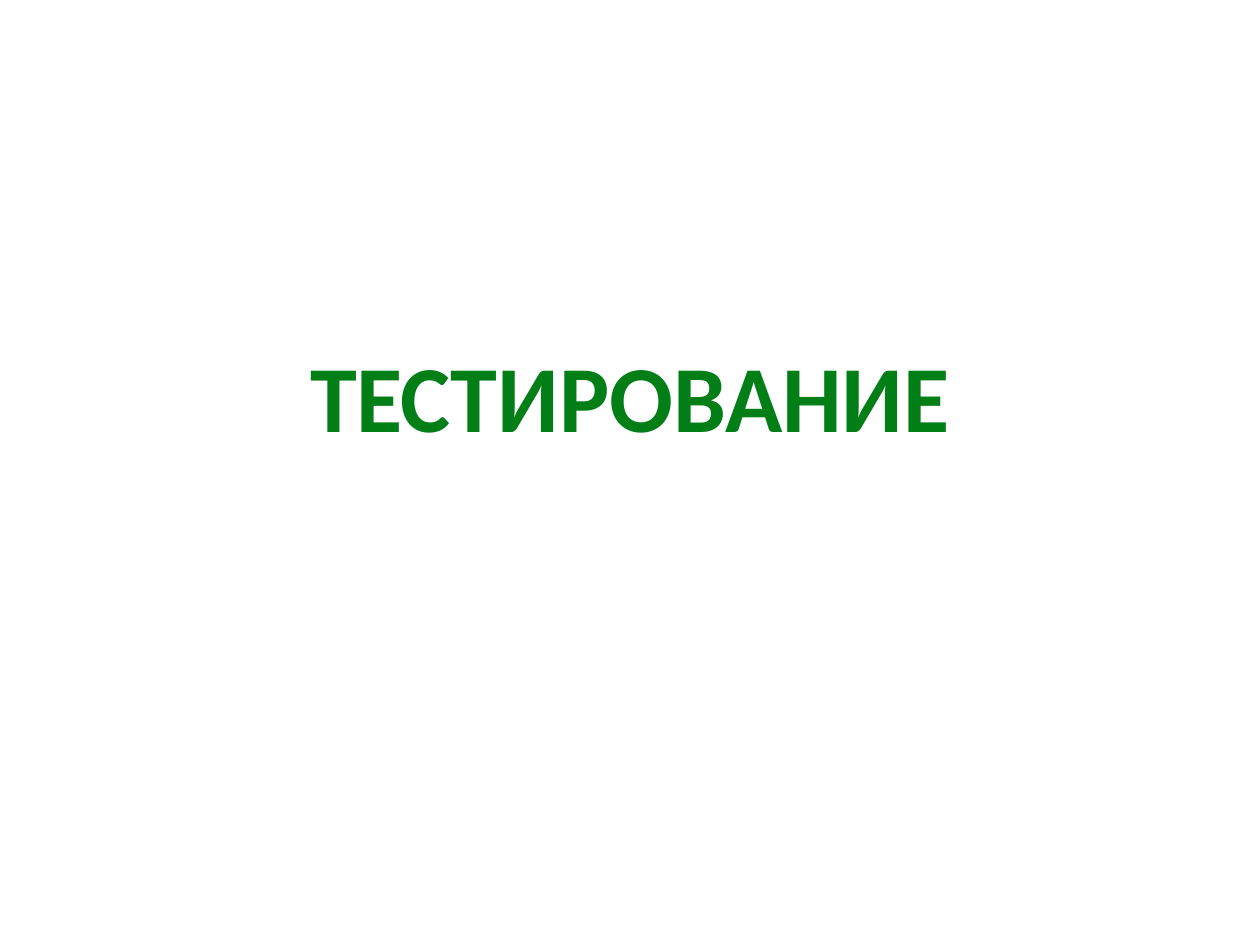
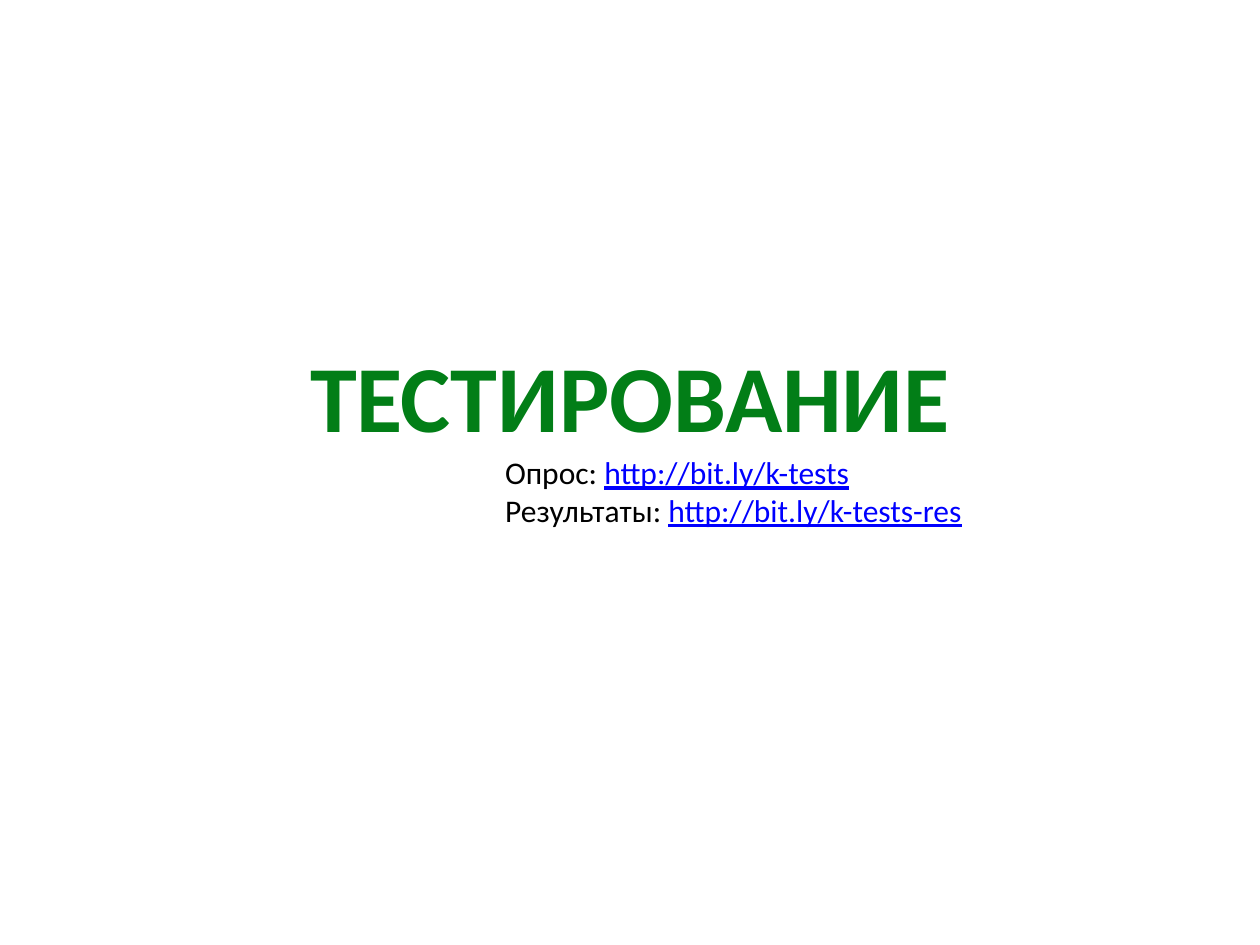
Before and after one commit to xoposhiy/testing-course, a slide deck: slide 1 of day1.pptx. Drawn at 1260x945 pixels with LibreOffice and Linux fonts; fonts in the diff are those of the drawing. Boxes give left, top, right and bottom in pixels: in the first picture for what was removed or moved away, otherwise in the second. Text is boxed around its words. In the diff, an @@ line names an element or a change of style, - is before the commit and + after.

```diff
--- a/day1.pptx
+++ b/day1.pptx
@@ text added at (505, 462, 961, 527), 18 pt, text #0000FF, underline @@
+Опрос: http://bit.ly/k-tests
+Результаты: http://bit.ly/k-tests-res
```
Also in this commit, not shown: 1 other slide changed, 47 other files.
